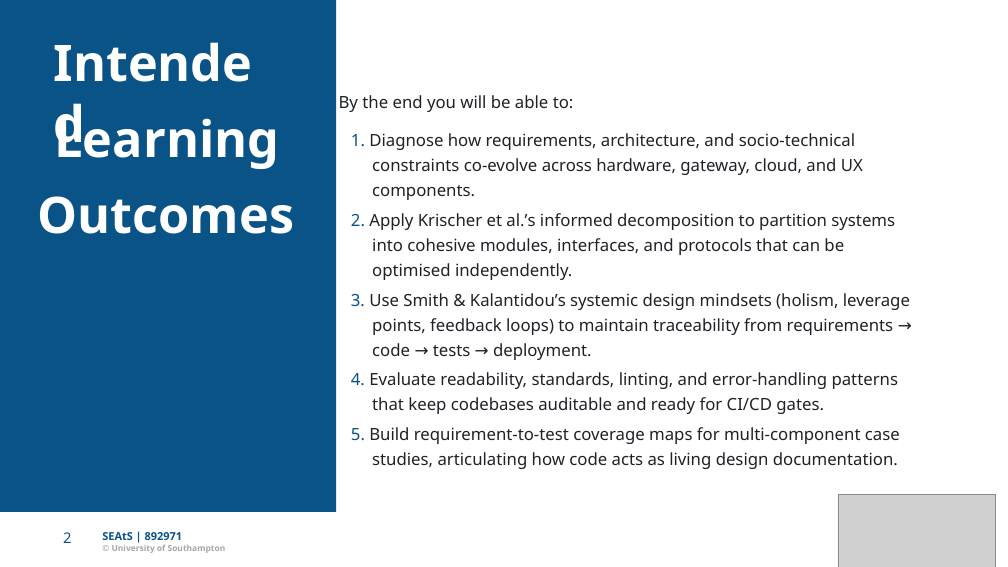
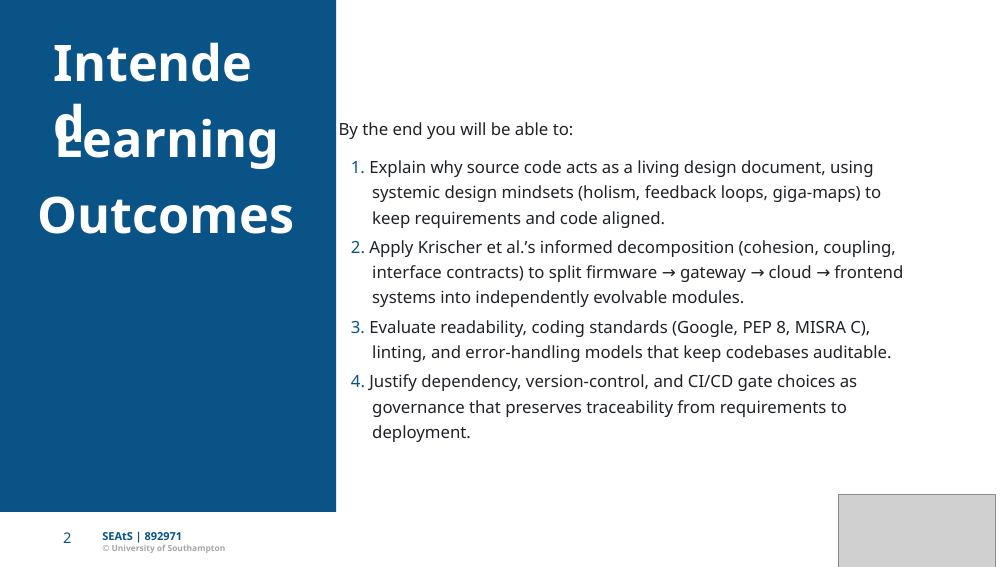
Before and after one commit to Dr-AlHashimy/Module_AICE2005_2627, a slide deck: slide 2 of html/COMP-_L8.3_Lecture.pptx. Drawn at 1008x567 pixels with LibreOffice and Linux fonts; fonts in the diff are those of the drawing; grey boxes stand for pictures. Boxes give left, top, right and bottom in pixels: in the first picture for what was removed or moved away, otherwise in the second. Text is boxed around its words. In the diff, an @@ line names an element or a change of style, - is before the commit and + after.

```diff
--- a/html/COMP-_L8.3_Lecture.pptx
+++ b/html/COMP-_L8.3_Lecture.pptx
@@ text "By the end you will ..." moved from (x1=339, y1=95, x2=574, y2=112) to (x1=339, y1=122, x2=574, y2=139) @@
@@ text removed at (x1=351, y1=133, x2=855, y2=150) @@
-1. Diagnose how requirements, architecture, and socio-technical
@@ text added at (x1=351, y1=160, x2=873, y2=177), 16 pt, text #1F2328 @@
+1. Explain why source code acts as a living design document, using
@@ text removed at (x1=372, y1=158, x2=863, y2=175) @@
-constraints co-evolve across hardware, gateway, cloud, and UX
@@ text removed at (x1=372, y1=185, x2=475, y2=200) @@
-components.
@@ text added at (x1=372, y1=185, x2=881, y2=202), 16 pt, text #1F2328 @@
+systemic design mindsets (holism, feedback loops, giga-maps) to
@@ text removed at (x1=372, y1=238, x2=844, y2=255) @@
-into cohesive modules, interfaces, and protocols that can be
@@ text added at (x1=372, y1=211, x2=665, y2=228), 16 pt, text #1F2328 @@
+keep requirements and code aligned.
@@ text at (x1=351, y1=240, x2=896, y2=257): text changed @@
-2. Apply Krischer et al.ʼs informed decomposition to partition systems
+2. Apply Krischer et al.ʼs informed decomposition (cohesion, coupling,
@@ text removed at (x1=372, y1=263, x2=572, y2=280) @@
-optimised independently.
@@ text added at (x1=372, y1=265, x2=903, y2=282), 16 pt, text #1F2328 @@
+interface contracts) to split ﬁrmware → gateway → cloud → frontend
@@ text removed at (x1=351, y1=293, x2=910, y2=310) @@
-3. Use Smith & Kalantidouʼs systemic design mindsets (holism, leverage
@@ text added at (x1=372, y1=290, x2=745, y2=307), 16 pt, text #1F2328 @@
+systems into independently evolvable modules.
@@ text added at (x1=351, y1=320, x2=870, y2=337), 16 pt, text #1F2328 @@
+3. Evaluate readability, coding standards (Google, PEP 8, MISRA C),
@@ text removed at (x1=372, y1=318, x2=894, y2=335) @@
-points, feedback loops) to maintain traceability from requirements →
@@ text at (x1=372, y1=345, x2=891, y2=362): text changed @@
-4. Evaluate readability, standards, linting, and error-handling patterns
+linting, and error-handling models that keep codebases auditable.
@@ text removed at (x1=372, y1=343, x2=592, y2=360) @@
-code → tests → deployment.
@@ text added at (x1=351, y1=374, x2=857, y2=391), 16 pt, text #1F2328 @@
+4. Justify dependency, version-control, and CI/CD gate choices as
@@ text removed at (x1=372, y1=397, x2=824, y2=414) @@
-that keep codebases auditable and ready for CI/CD gates.
@@ text added at (x1=372, y1=400, x2=847, y2=417), 16 pt, text #1F2328 @@
+governance that preserves traceability from requirements to
@@ text removed at (x1=351, y1=427, x2=900, y2=444) @@
-5. Build requirement-to-test coverage maps for multi-component case
@@ text added at (x1=372, y1=425, x2=471, y2=442), 16 pt, text #1F2328 @@
+deployment.
@@ text removed at (x1=372, y1=452, x2=898, y2=469) @@
-studies, articulating how code acts as living design documentation.
```
Also in this commit, not shown: 1 other slide changed, 1 slide added, 8 slides removed, 2 other files.
